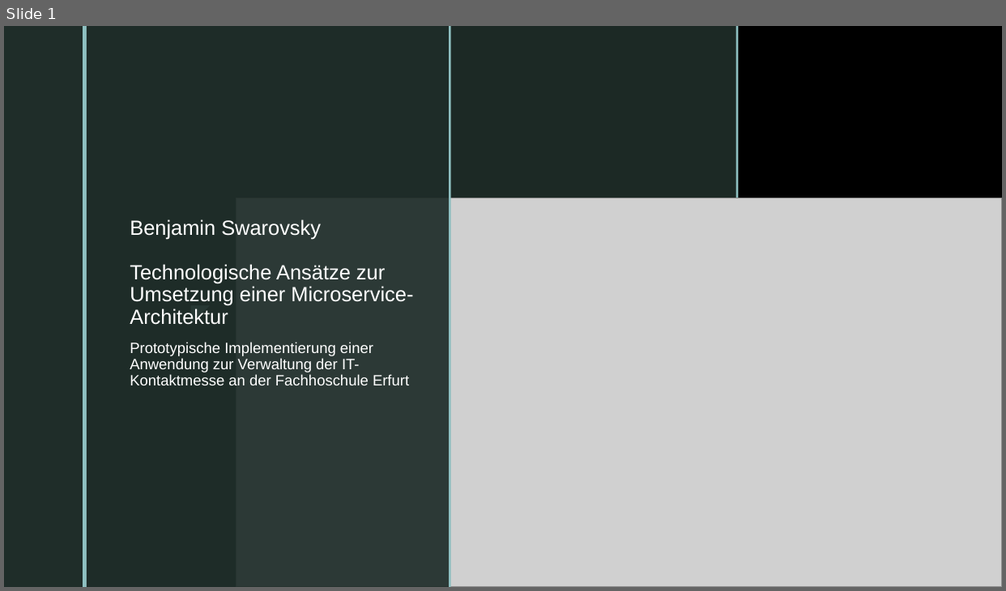
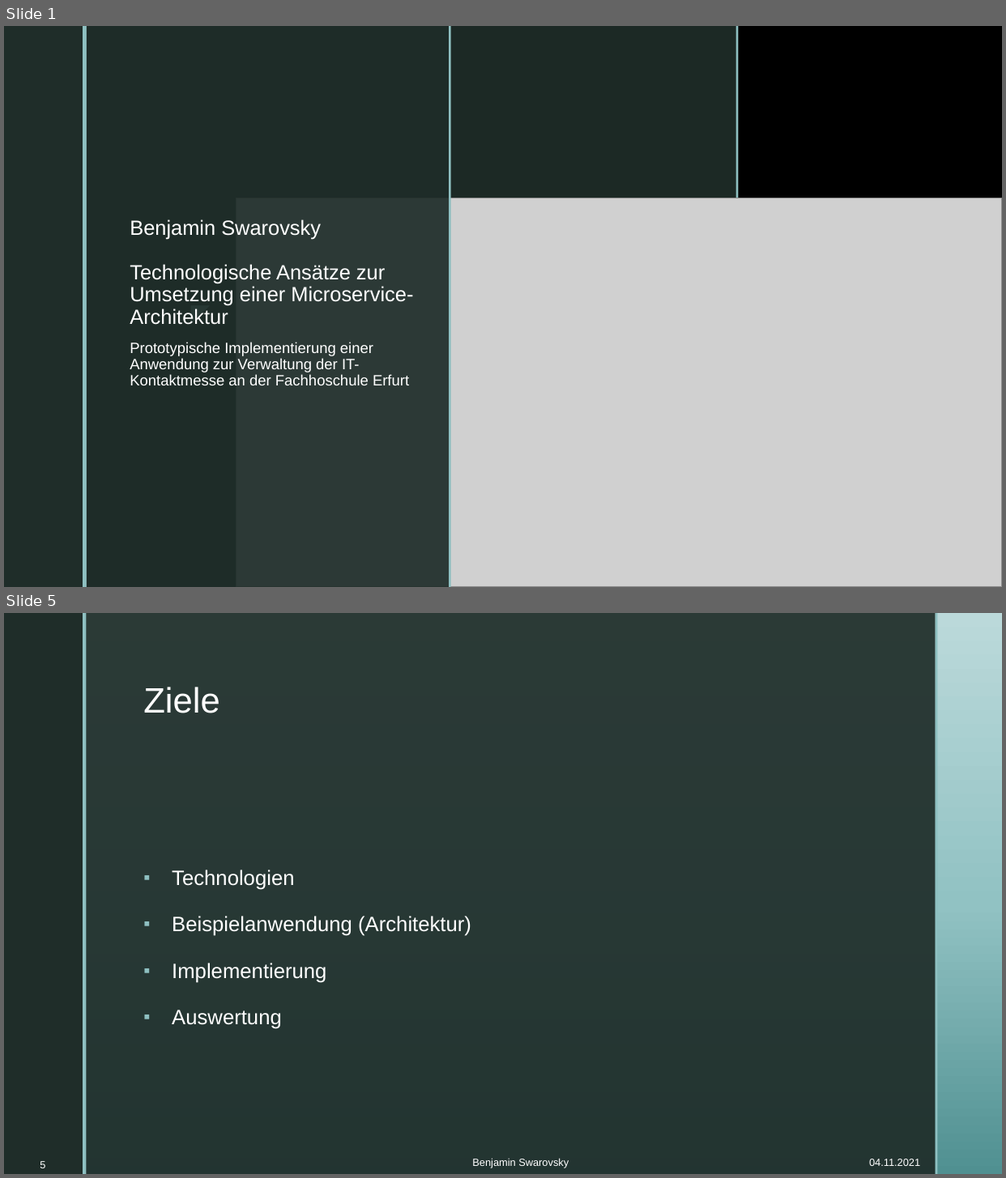
Before and after one commit to BenjaminS01/Abschluss, a slide deck: Vortrag.pptx. Shown one above the other, each under a label of ours: slide 1 before the commit, slides 1 and 5 after it; the slides between them are not shown. The pictures are 1006x591 and 1006x1178 pixels, drawn with LibreOffice and Linux fonts; fonts in the diff are those of the drawing; grey boxes stand for pictures; background and template pictures are left out. Boxes give left, top, right and bottom in pixels: in the first picture for what was removed or moved away, otherwise in the second. Text is boxed around its words. In the diff, an @@ line names an element or a change of style, - is before the commit and + after.

```diff
--- a/Vortrag.pptx
+++ b/Vortrag.pptx
@@ slide 5 added at [4,613,1002,1174], background picture (left out) @@
@@ rectangle added at [4,613,83,1174], fill #1F2D29 @@
@@ rectangle added at [83,613,87,1174], fill #8EC0C1 @@
@@ rectangle added at [87,613,936,1174], fill #1F2D29 at 92% opacity @@
@@ rectangle added at [936,613,938,1174], fill #8EC0C1 @@
@@ title added at [143,687,219,713], 34 pt, text #FFFFFF @@
+Ziele
@@ text added at [172,870,471,1029], 20 pt, text #FFFFFF @@
+▪ Technologien
+▪ Beispielanwendung (Architektur)
+▪ Implementierung
+▪ Auswertung
@@ page number added at [40,1161,45,1169], 10 pt, text #FFFFFF @@
+5
@@ text added at [472,1158,569,1169], 10 pt, text #FFFFFF @@
+Benjamin Swarovsky
@@ text added at [869,1159,920,1166], 10 pt, text #FFFFFF @@
+04.11.2021
```
Also in this commit, not shown: 1 slide changed, 2 other slides added.
